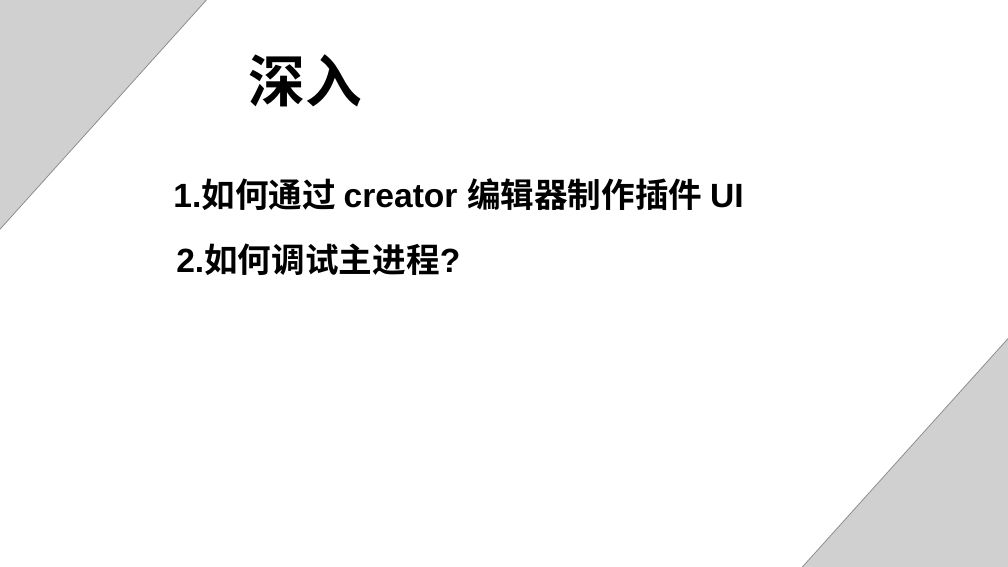
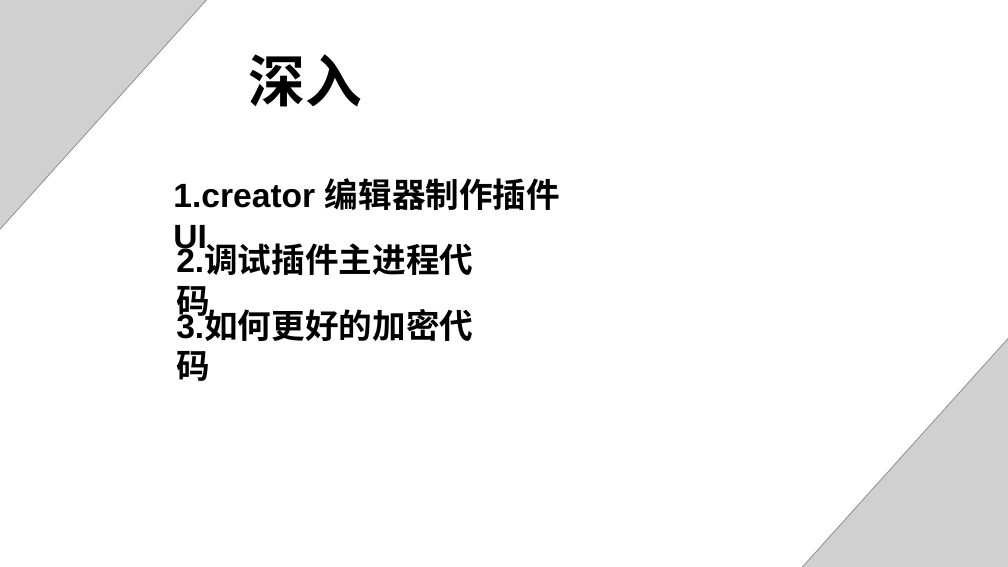
Before and after one commit to 1226085293/PPT_DEMO, a slide deck: slide 37 of doc/3.x插件开发.pptx (slide 29 before the commit). Drawn at 1008x567 pixels with LibreOffice and Linux fonts; fonts in the diff are those of the drawing; grey boxes stand for pictures. Boxes give left, top, right and bottom in pixels: in the first picture for what was removed or moved away, otherwise in the second. Text is boxed around its words. In the diff, an @@ line names an element or a change of style, - is before the commit and + after.

```diff
--- a/doc/3.x插件开发.pptx
+++ b/doc/3.x插件开发.pptx
@@ text at (x1=173, y1=178, x2=560, y2=255): text changed @@
-1.如何通过 creator 编辑器制作插件 UI
+1.creator 编辑器制作插件UI
@@ text at (x1=176, y1=245, x2=473, y2=275): text changed @@
-2.如何调试主进程?
+2.调试插件主进程代码
@@ text added at (x1=176, y1=311, x2=473, y2=341), 32 pt, text #000000, bold @@
+3.如何更好的加密代码
```
Also in this commit, not shown: 11 other slides changed, 16 slides added, 1 slide removed, 3 other files.
